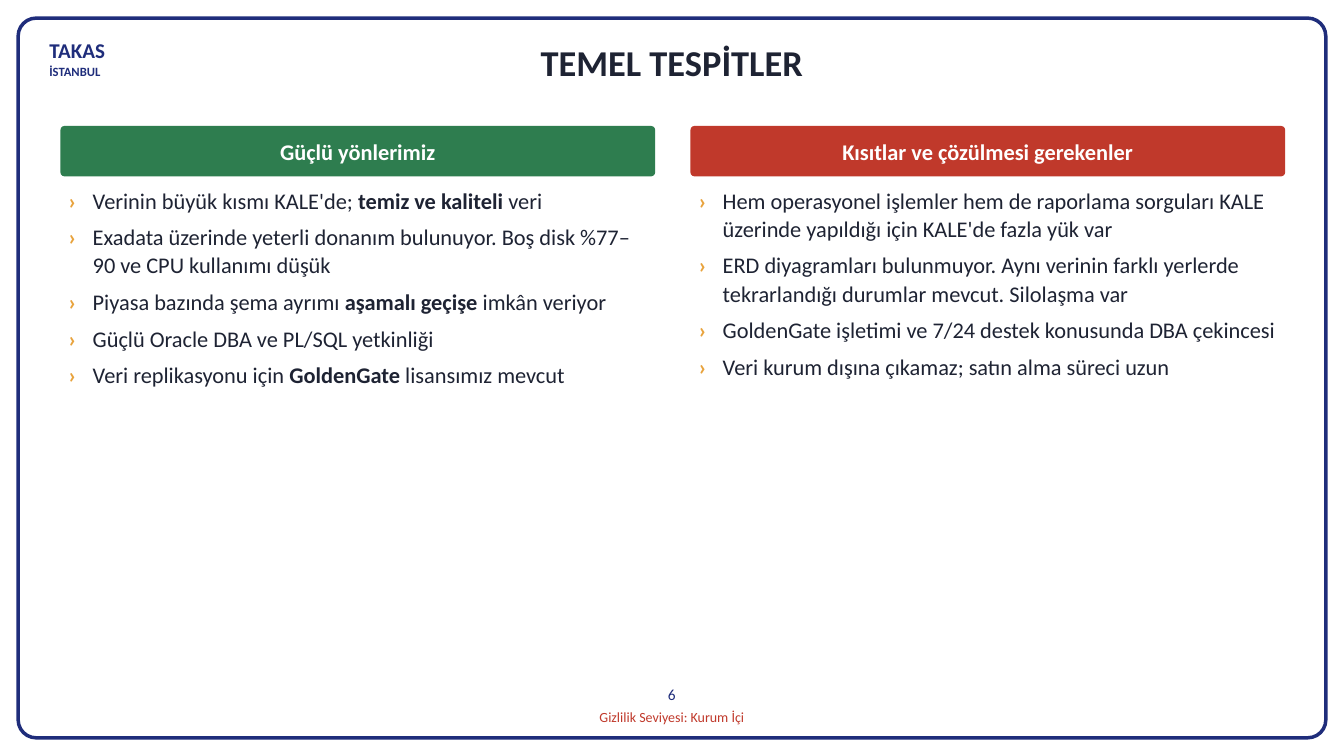
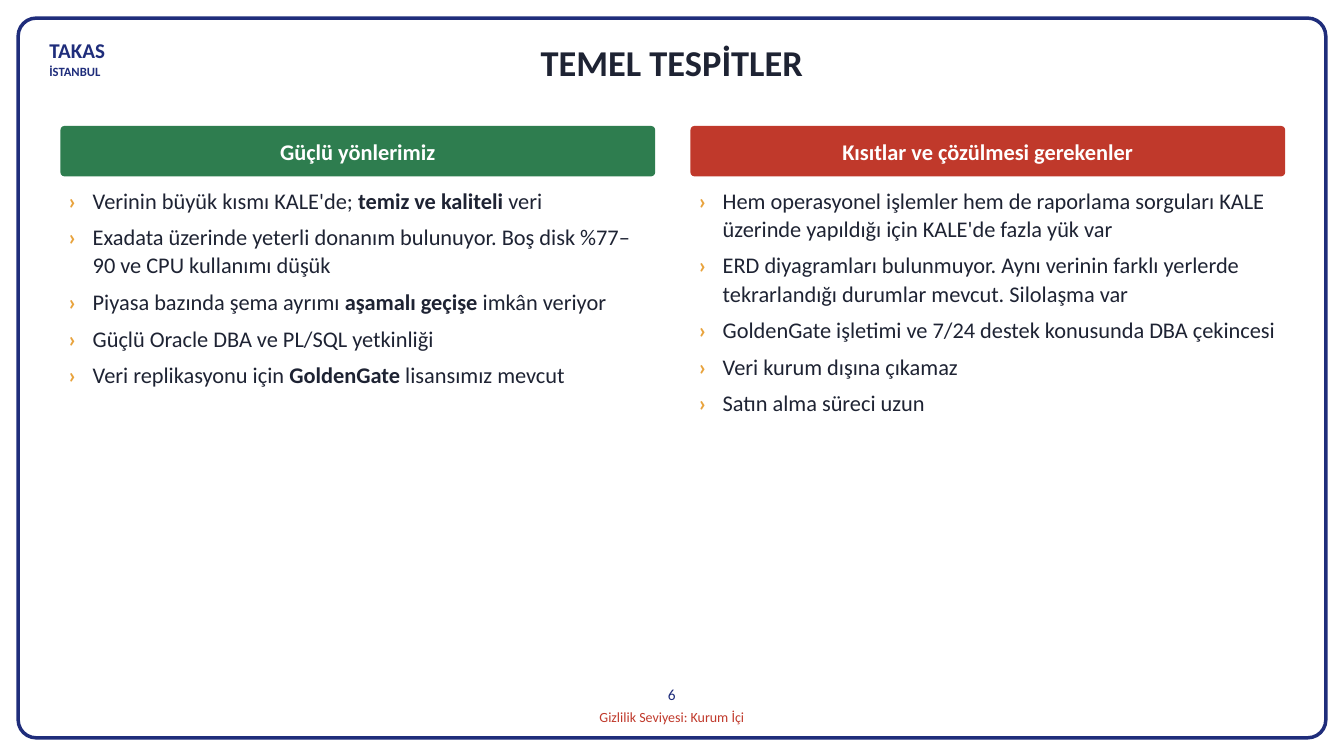
Before and after one commit to hanifidemirel0/Cursor-Projects, a slide deck: slide 6 of outputs/dwh-sunum-kasim-2026/5 - DWHSunum_Kasim2026.pptx. Drawn at 1344x756 pixels with LibreOffice and Linux fonts; fonts in the diff are those of the drawing. Boxes give left, top, right and bottom in pixels: in the first picture for what was removed or moved away, otherwise in the second. Text is boxed around its words. In the diff, an @@ line names an element or a change of style, - is before the commit and + after.

```diff
--- a/outputs/dwh-sunum-kasim-2026/5 - DWHSunum_Kasim2026.pptx
+++ b/outputs/dwh-sunum-kasim-2026/5 - DWHSunum_Kasim2026.pptx
@@ text at <box>723,359,957,411</box>: text changed @@
-› Veri kurum dışına çıkamaz; satın alma süreci uzun
+› Veri kurum dışına çıkamaz
+› Satın alma süreci uzun
```
Also in this commit, not shown: 2 other files.
